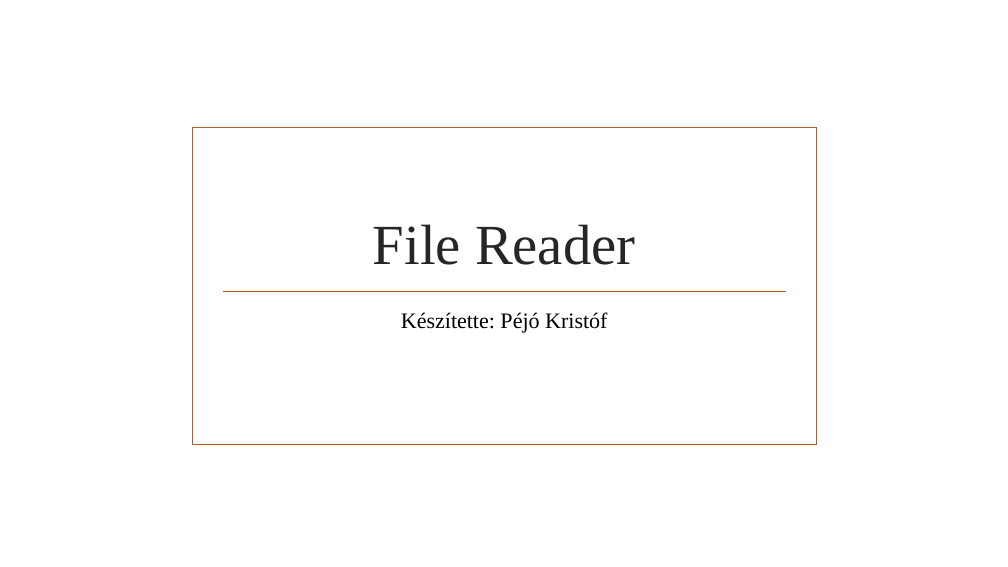
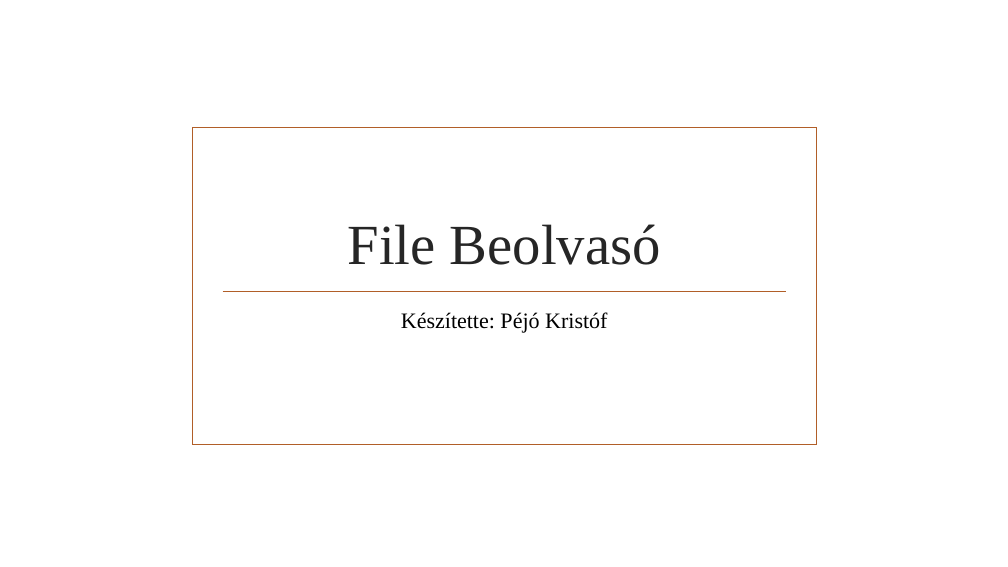
Before and after one commit to MolnarMark-HUN/Project, a slide deck: slide 11 of Projekt prezi.pptx. Drawn at 1008x567 pixels with LibreOffice and Linux fonts; fonts in the diff are those of the drawing; background and template pictures are left out. Boxes give left, top, right and bottom in pixels: in the first picture for what was removed or moved away, otherwise in the second. Text is boxed around its words. In the diff, an @@ line names an element or a change of style, - is before the commit and + after.

```diff
--- a/Projekt prezi.pptx
+++ b/Projekt prezi.pptx
@@ title at [348, 224, 661, 265]: text changed @@
-File Reader
+File Beolvasó
```
Also in this commit, not shown: 1 other slide changed.
